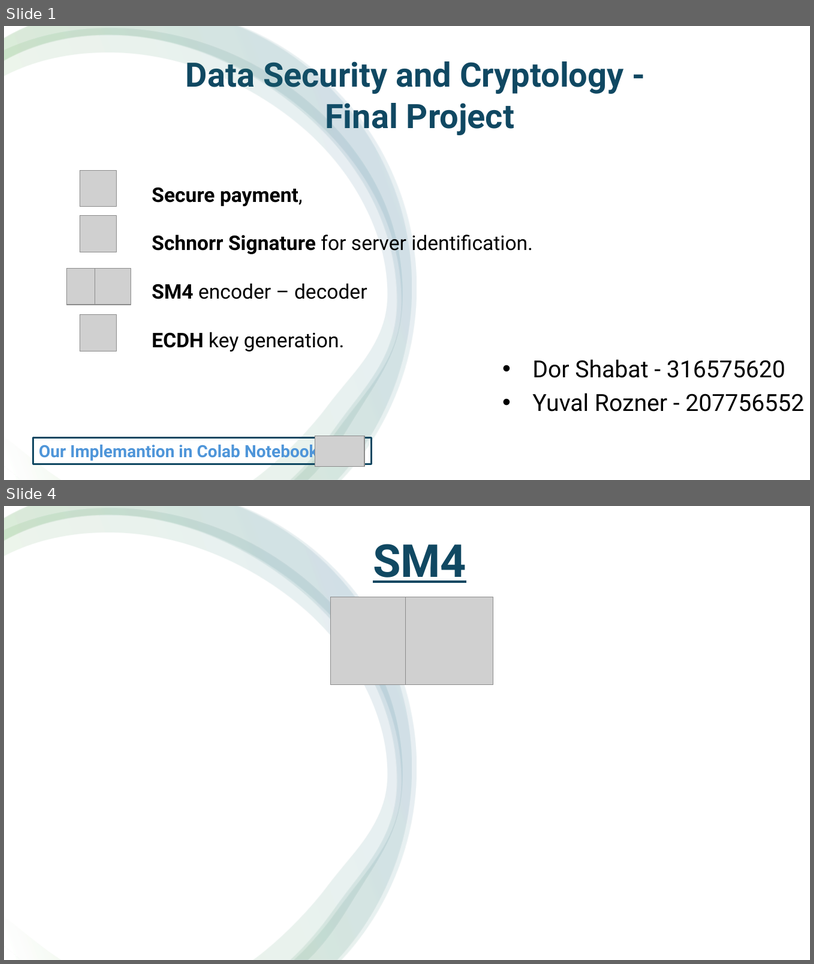
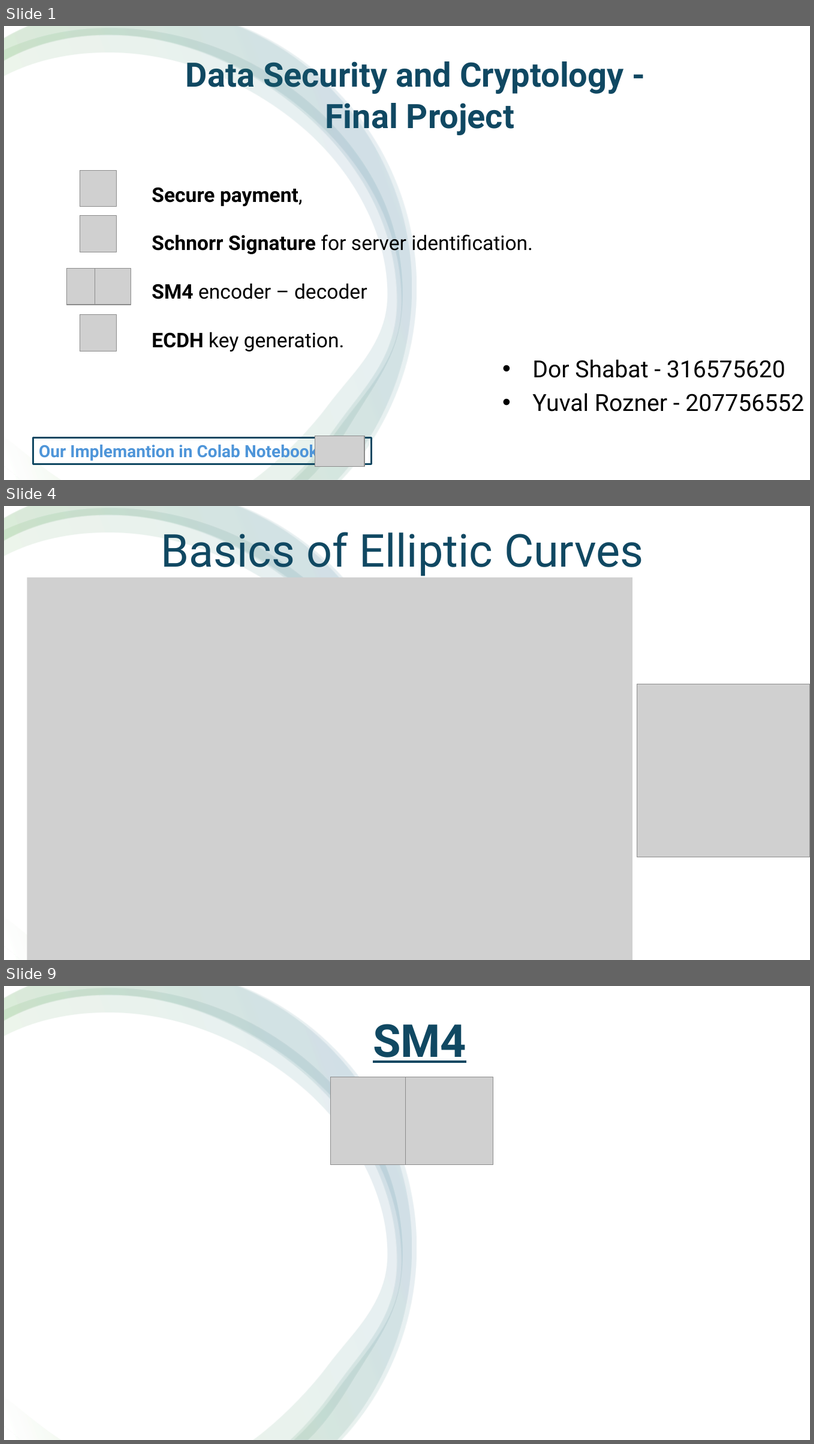
Before and after one commit to DorShabat/Cryptology-Project, a slide deck: SM4 with ECB and Schnorr Signature.pptx. Shown one above the other, each under a label of ours: slides 1 and 4 before the commit, slides 1, 4 and 9 after it; the slides between them are not shown. The pictures are 814x964 and 814x1444 pixels, drawn with LibreOffice and Linux fonts; fonts in the diff are those of the drawing; grey boxes stand for pictures. Boxes give left, top, right and bottom in pixels: in the first picture for what was removed or moved away, otherwise in the second. Text is boxed around its words. In the diff, an @@ line names an element or a change of style, - is before the commit and + after.

```diff
--- a/SM4 with ECB and Schnorr Signature.pptx
+++ b/SM4 with ECB and Schnorr Signature.pptx
@@ slide 4 added at bbox=[4, 506, 810, 960], background #FFFFFF @@
@@ rectangle added at bbox=[4, 506, 810, 960], fill #FFFFFF @@
@@ freeform shape added at bbox=[4, 508, 402, 960], fill gradient #FFFFFF to #4EA72E to #156082 @@
@@ freeform shape added at bbox=[4, 506, 412, 960], fill gradient #FFFFFF to #4EA72E to #156082 @@
@@ freeform shape added at bbox=[4, 506, 417, 959], fill gradient #FFFFFF to #4EA72E to #156082 @@
@@ text added at bbox=[161, 525, 644, 577], 54 pt, text #104862 @@
+Basics of Elliptic Curves
@@ picture added at bbox=[27, 577, 633, 960] @@
@@ picture added at bbox=[638, 684, 810, 857] @@
@@ what was slide 4 is now slide 9 @@
```
Also in this commit, not shown: 2 slides changed, 4 other slides added.
